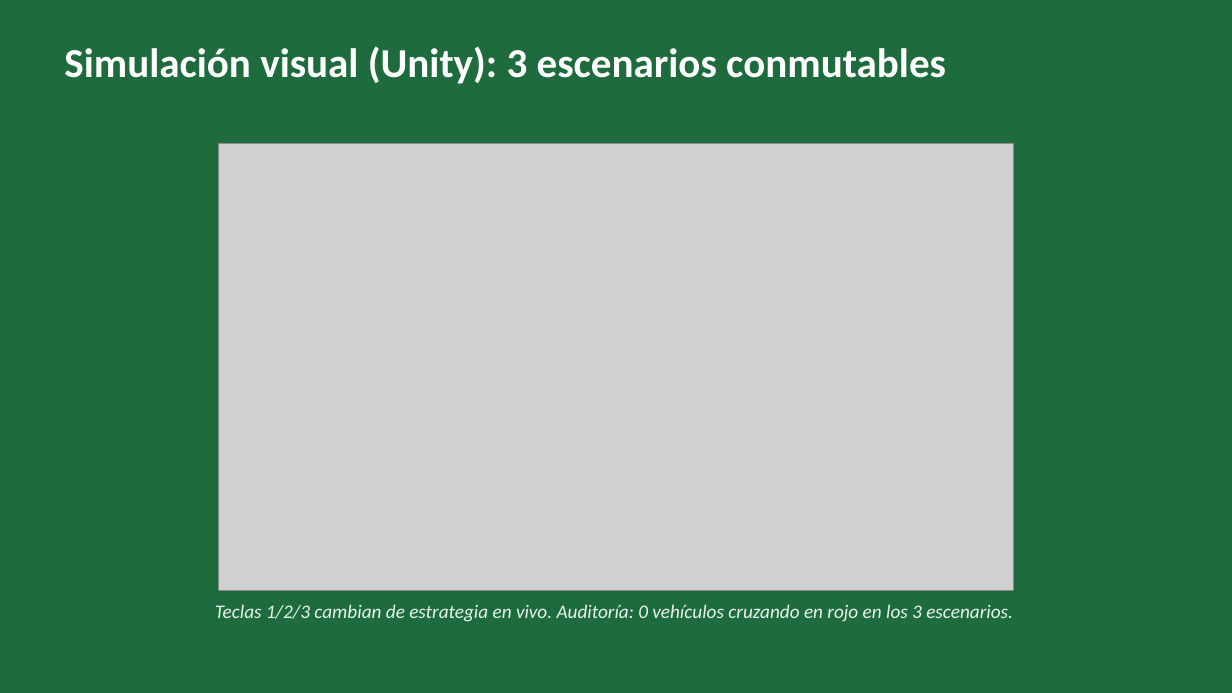
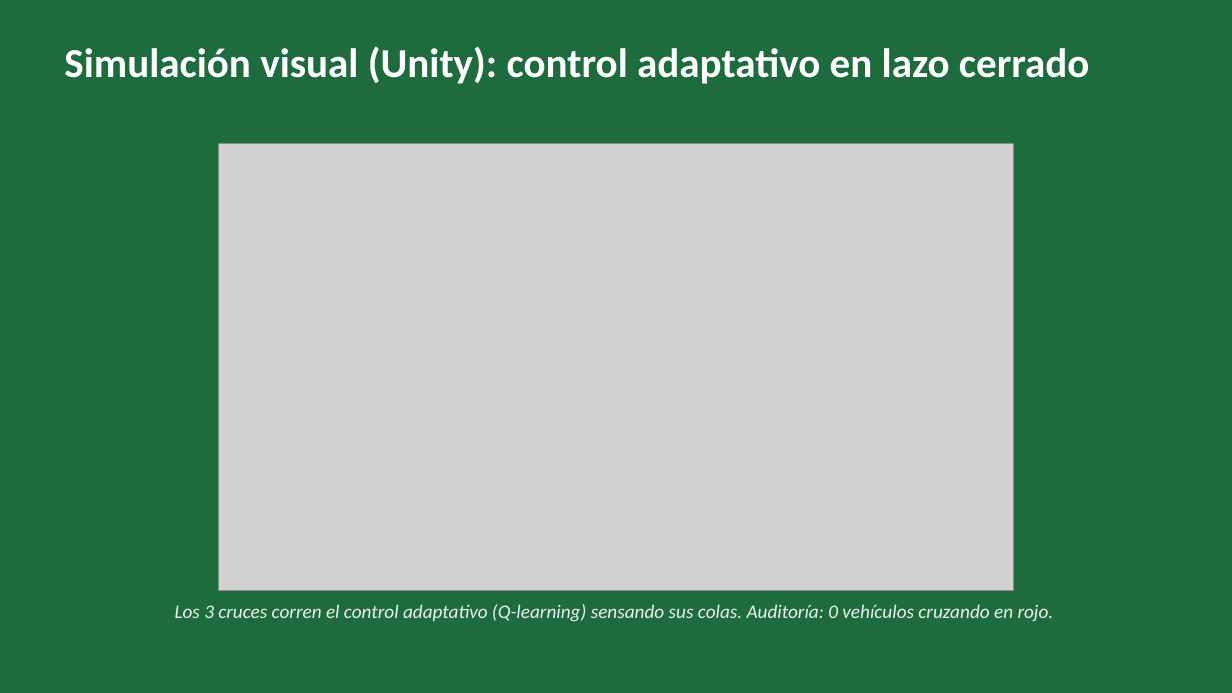
Before and after one commit to gartalao/agentes, a slide deck: slide 15 of documentacion/Presentacion_Final_OndaVerde.pptx. Drawn at 1232x693 pixels with LibreOffice and Linux fonts; fonts in the diff are those of the drawing; grey boxes stand for pictures. Boxes give left, top, right and bottom in pixels: in the first picture for what was removed or moved away, otherwise in the second. Text is boxed around its words. In the diff, an @@ line names an element or a change of style, - is before the commit and + after.

Commit message:
Control adaptativo (Q-learning) en los 3 cruces, semaforos en su posicion real, diagramas espacio-tiempo de onda verde y reporte/presentacion actualizados

```diff
--- a/documentacion/Presentacion_Final_OndaVerde.pptx
+++ b/documentacion/Presentacion_Final_OndaVerde.pptx
@@ text at <box>64,46,1089,84</box>: text changed @@
-Simulación visual (Unity): 3 escenarios conmutables
+Simulación visual (Unity): control adaptativo en lazo cerrado
@@ text at <box>175,604,1054,622</box>: text changed @@
-Teclas 1/2/3 cambian de estrategia en vivo. Auditoría: 0 vehículos cruzando en rojo en los 3 escenarios.
+Los 3 cruces corren el control adaptativo (Q-learning) sensando sus colas. Auditoría: 0 vehículos cruzando en rojo.
```
Also in this commit, not shown: 2 other slides changed, 23 other files.
